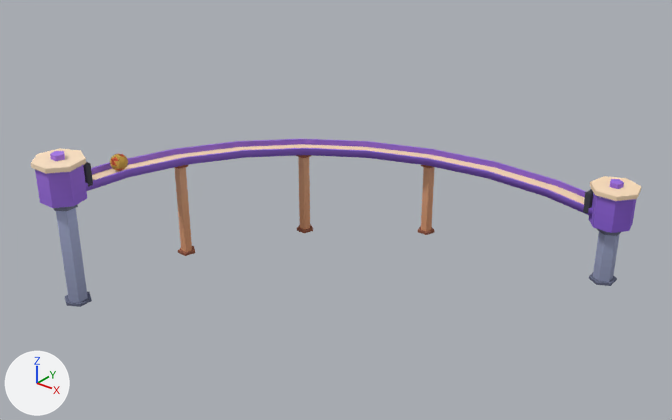
An edit to the glTF model public/assets/toycar/set-marble-run-climb-lite.glb, drawn before and after from the same camera.
Rendered twice from a 50 mm lens placed at (21.5, -33.4, 20.9), pointed at (-0.5, -5.8, 3.7). Arrows for +X, +Y and +Z are at lower left; the lights stay in place. The older version comes first. Vertices at exactly the same position are counted once.

The first picture shows 'anim_path:c=climb:p=34.2857:o=0.87500:f=0#1', 'run' and 1 more.
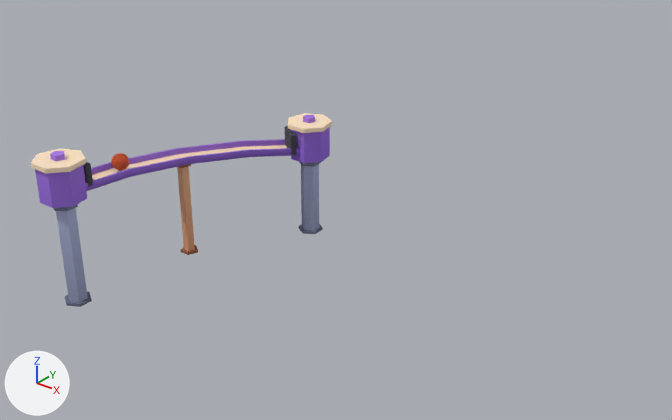
Pixel boxes (x1, y1, x2, y2) of what changed, in the pictures (672 x 420 px; the box of a moved part takes in the faces that stretch with it):
'run', reshaped (51% narrower, 15% taller)
    before: (31, 139, 641, 307)
    after: (31, 113, 332, 307)
'anim_path:c=climb:p=34.2857:o=0.12500:f=0#7', moved (not visible before)
    after: (111, 153, 129, 171)
'anim_path:c=climb:p=34.2857:o=0.87500:f=0#1', deleted
    before: (111, 154, 126, 171)
part 1 of me_run, moved or reshaped
    before: (589, 273, 617, 286)
    after: (299, 224, 323, 234)
part 2 of me_run, moved or reshaped
    before: (597, 229, 621, 236)
    after: (299, 162, 321, 167)
part 3 of me_run, moved or reshaped
    before: (589, 192, 636, 233)
    after: (290, 127, 330, 163)
part 4 of me_run, moved or reshaped
    before: (590, 176, 641, 201)
    after: (288, 113, 332, 133)
part 5 of me_run, moved or reshaped
    before: (610, 179, 624, 189)
    after: (303, 115, 315, 123)
part 6 of me_run, moved or reshaped
    before: (583, 189, 593, 214)
    after: (284, 126, 297, 155)
part 7 of me_run, deleted
    before: (297, 155, 620, 282)
part 8 of me_run, cut back
    before: (86, 139, 593, 230)
    after: (86, 139, 319, 231)

Edits to the bpy script that builds the scene:
```text
Change me_run:
    used by ob_run; location = (-54.9, 44.4, 0.0)
    remove me_run.from_pydata(...)  # 366 vertices, 636 faces; spans x 45.4..64.3, y -58.9..-41.2, z 0.0..6.8
    add me_run.from_pydata(...)  # 266 vertices, 460 faces; spans x 45.4..50.9, y -58.9..-45.6, z 0.0..6.8
    me_run part 1: the loose piece of 12 vertices spanning x 62.7..63.7, y -42.9..-41.7, z 0.0..0.1 is moved by (-13.3, -4.3, 0.0)
    me_run part 2: the loose piece of 12 vertices spanning x 62.7..63.7, y -42.8..-41.8, z 2.5..2.7 is moved by (-13.3, -4.3, 1.1)
    me_run part 3: the loose piece of 14 vertices spanning x 62.3..64.1, y -43.2..-41.4, z 2.8..4.3 is moved by (-13.3, -4.3, 1.1)
    me_run part 4: the loose piece of 14 vertices spanning x 62.2..64.3, y -43.3..-41.2, z 4.3..4.5 is moved by (-13.3, -4.3, 1.1)
    me_run part 5: the loose piece of 10 vertices spanning x 62.9..63.5, y -42.5..-42.0, z 4.6..4.8 is moved by (-13.3, -4.3, 1.1)
    me_run part 6: the loose piece of 24 vertices spanning x 62.1..62.5, y -42.9..-41.6, z 3.2..4.2 is turned 60.1 degrees about the z axis through its middle, then moved by (-12.9, -5.1, 1.1)
    me_run part 7: 6 loose pieces with 62 vertices, spanning x 49.3..63.6, y -47.2..-41.9, z 0.0..4.2, are deleted
    me_run part 8
    53 vertices are removed from x 49.2..63.3, y -47.2..-41.4, z 0.0..4.5
    112 faces are deleted
    9 vertices in x 46.3..49.3, y -51.9..-46.5, z 4.3..5.0 move by (0.1, 0.2, 0.0)
    6 vertices in x 46.9..47.5, y -55.0..-52.2, z 4.6..5.2 move by (0.0, 0.1, 0.0)
    3 vertices in x 47.1..50.2, y -52.0..-47.2, z 0.0..4.3 move by (0.2, 0.2, 0.0)
    28 vertices move from x 45.7..49.2, y -55.0..-46.4, z 0.0..5.2 to x 45.7..49.4, y -55.0..-46.3, z 0.0..5.2
    9 vertices are added at x 49.4..50.4, y -47.0..-46.2, z 0.0..4.5
    6 new vertices lie (0.0, 0.0, 3.8) away from vertices in x 49.5..50.3, y -47.1..-46.2, z 0.0
    36 new faces join them
    other edits to the shape of me_run do not show in these pictures
Change ob_anim_path_c_climb_p_34_2857_o_0_12500_f_0_7:
    ob_anim_path_c_climb_p_34_2857_o_0_12500_f_0_7.location: (-8.56, -10.57, 5.38) -> (-8.56, -10.5, 5.38)
Remove ob_anim_path_c_climb_p_34_2857_o_0_87500_f_0_1:
    ob_anim_path_c_climb_p_34_2857_o_0_87500_f_0_1 = bpy.data.objects.new('anim_path:c=climb:p=34.2857:o=0.87500:f=0#1', me_anim_path_c_climb_p_34_2857_o_0_87500_f_0_1)
    ob_anim_path_c_climb_p_34_2857_o_0_87500_f_0_1.location = (-8.56, -10.57, 5.38)
```
